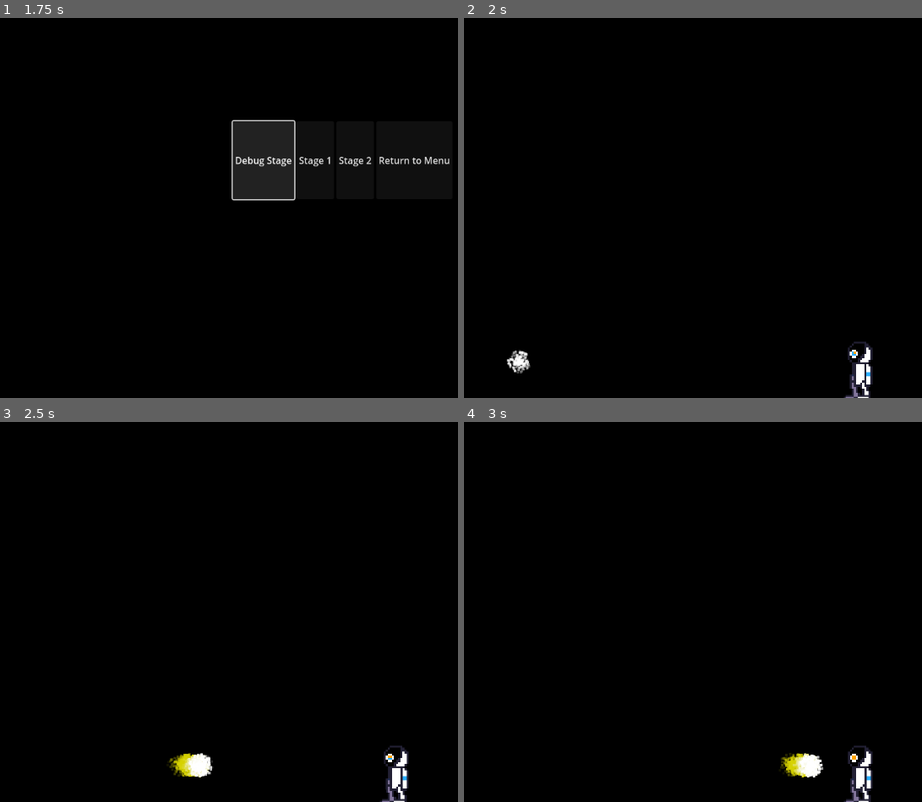
Above: before the commit, frames 1-4 (two rows, left to right).
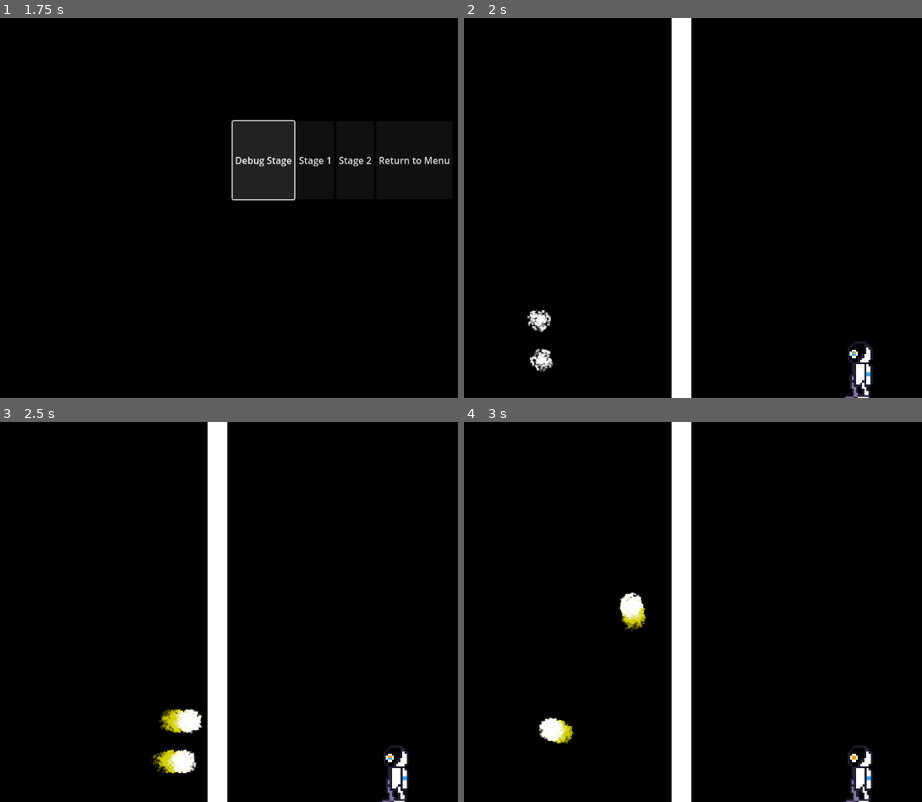
Above: after the commit, the same moments.

Repository: VincentVanJoey/SpringJam2025
Game: Godot game, scene res://Menu Scenes/Menu.tscn
Same seed, same stepped clock (60 frames per second), same inputs: the game is played once before the commit and once after it.
Inputs:
- Up to frame 1 (1.75 s): click "Start" at 0.5 s; click "Debug Stage" at 1.25 s
- Up to frame 2 (2 s): no input
- Up to frame 3 (2.5 s): hold Up (ui_up) from 2.03 s (still down)
- Up to frame 4 (3 s): keep holding Up (ui_up)

Frame 1 is identical in both runs. In frame 2, 5.1% of the frame differs, in the area x 9-50%, y 0-100%; in frame 3, 5.6%; in frame 4, 5.7%, in the area x 16-79%, y 0-100%.

Commit message:
Bullet Collision Finished

Diff:
--- a/ricochet/Character/Bullet.gd
+++ b/ricochet/Character/Bullet.gd
@@ -2,8 +2,7 @@
 
 var particle_system : CPUParticles2D
 
-const SPEED = 500.0
-var lower_speed = 500
+const SPEED = 500
 
 # Get the gravity from the project settings to be synced with RigidBody nodes.
 var gravity = ProjectSettings.get_setting("physics/2d/default_gravity")
@@ -32,7 +31,8 @@
 	#handles grabbing collision data to delete it it hits something
 	var collisionResult = move_and_collide(direction * SPEED * delta)
 	if collisionResult != null:
-		queue_free()
+		direction = Vector2(cos(randf_range(180, 360)), sin(randf_range(180, 360)))
+
 
 # Reflect when hitting screen borders
 	if position.x <= 0 or position.x >= screen_size.x:
@@ -41,8 +41,10 @@
 	if position.y <= 0 or position.y >= screen_size.y:
 		direction = Vector2(cos(randf_range(180, 360)), sin(randf_range(180, 360)))
 
-
 func _on_area_2d_area_entered(area):
 	if area.is_in_group("player"):
 		print("hit")
 		queue_free()
+	if area.is_in_group("bullet"):
+		direction = Vector2(cos(randf_range(180, 360)), sin(randf_range(180, 360)))
+		print("bullet collision")
--- a/ricochet/Levels/debug_level.gd
+++ b/ricochet/Levels/debug_level.gd
@@ -1,8 +1,10 @@
 extends Node2D
+
+@export var wall : CollisionShape2D
 
 # Called when the node enters the scene tree for the first time.
 func _ready() -> void:
-	pass # Replace with function body.
+	wall.add_to_group("Platforms")
 
 # Called every frame. 'delta' is the elapsed time since the previous frame.
 func _process(delta: float) -> void:
--- a/ricochet/Levels/debug_level.tscn
+++ b/ricochet/Levels/debug_level.tscn
@@ -10,13 +10,15 @@
 
 [sub_resource type="PlaceholderTexture2D" id="PlaceholderTexture2D_hrv50"]
 
-[node name="Level" type="Node2D"]
+[sub_resource type="RectangleShape2D" id="RectangleShape2D_y1qcm"]
+size = Vector2(20, 625)
+
+[node name="Level" type="Node2D" node_paths=PackedStringArray("wall")]
 script = ExtResource("1_xgkm1")
+wall = NodePath("Left/CollisionShape2D")
 
 [node name="PlayerGuy" parent="." instance=ExtResource("1_3ij2m")]
 position = Vector2(679, 602)
-collision_layer = 3
-collision_mask = 3
 
 [node name="StaticBody2D" type="StaticBody2D" parent="."]
 position = Vector2(985, 197)
@@ -35,7 +37,25 @@
 [node name="PauseMenu" parent="CanvasLayer" instance=ExtResource("3_e8lw2")]
 
 [node name="Bullet" parent="." instance=ExtResource("3_cif21")]
-position = Vector2(-40, 588)
+position = Vector2(39, 585)
 scale = Vector2(2, 2)
-collision_layer = 2
-collision_mask = 2
+
+[node name="Bullet2" parent="." instance=ExtResource("3_cif21")]
+position = Vector2(34, 517)
+scale = Vector2(2, 2)
+
+[node name="Left" type="StaticBody2D" parent="." groups=["Platforms"]]
+position = Vector2(39, 585)
+scale = Vector2(2, 2)
+
+[node name="CollisionShape2D" type="CollisionShape2D" parent="Left"]
+show_behind_parent = true
+position = Vector2(169.5, -49)
+shape = SubResource("RectangleShape2D_y1qcm")
+
+[node name="ColorRect" type="ColorRect" parent="Left" groups=["Platforms"]]
+offset_left = 159.0
+offset_top = -390.0
+offset_right = 176.0
+offset_bottom = 265.0
+metadata/_edit_use_anchors_ = true
--- a/ricochet/Levels/plat_level.tscn
+++ b/ricochet/Levels/plat_level.tscn
@@ -1,12 +1,7 @@
-[gd_scene load_steps=11 format=3 uid="uid://c4kfdft4fnbgq"]
+[gd_scene load_steps=6 format=3 uid="uid://c4kfdft4fnbgq"]
 
-[ext_resource type="Script" path="res://Scenes/level_2.gd" id="1_8pdim"]
-[ext_resource type="PackedScene" uid="uid://bd3ep03g4ey0c" path="res://Character/Player.tscn" id="1_t8rmg"]
-[ext_resource type="PackedScene" uid="uid://1wr7k5ipce27" path="res://Character/Bullet.tscn" id="2_ikcqb"]
-[ext_resource type="PackedScene" uid="uid://upl2f1wfsnce" path="res://Scenes/pause_menu.tscn" id="3_afe08"]
-[ext_resource type="Texture2D" uid="uid://0q8spngg61hu" path="res://Art/New Platform.png" id="4_hik45"]
-[ext_resource type="AudioStream" uid="uid://vvdhhqctiwnp" path="res://Music/FIGHTING_START.wav" id="6_5lw1w"]
-[ext_resource type="AudioStream" uid="uid://bdt2g6x7001ia" path="res://Music/FIGHTING.wav" id="7_qtmkn"]
+[ext_resource type="PackedScene" uid="uid://cfqtm7nm6ngff" path="res://Character/Player.tscn" id="1_t8rmg"]
+[ext_resource type="PackedScene" uid="uid://upl2f1wfsnce" path="res://Menu Scenes/pause_menu.tscn" id="3_afe08"]
 
 [sub_resource type="RectangleShape2D" id="RectangleShape2D_ymiad"]
 size = Vector2(1183, 59)
@@ -18,15 +13,12 @@
 size = Vector2(534.5, 3)
 
 [node name="level_2" type="Node2D"]
-script = ExtResource("1_8pdim")
 
 [node name="PlayerGuy" parent="." instance=ExtResource("1_t8rmg")]
 position = Vector2(173, 550)
-bullet = ExtResource("2_ikcqb")
 
 [node name="PlayerGuy2" parent="." instance=ExtResource("1_t8rmg")]
 position = Vector2(991, 550)
-bullet = ExtResource("2_ikcqb")
 playerindex = 2
 
 [node name="Floor" type="StaticBody2D" parent="."]
@@ -88,7 +80,6 @@
 z_index = -1
 position = Vector2(581, 472)
 scale = Vector2(1.08, 0.18)
-texture = ExtResource("4_hik45")
 
 [node name="CollisionShape2D" type="CollisionShape2D" parent="StaticBody2D"]
 position = Vector2(582.75, 459.5)
@@ -96,7 +87,5 @@
 one_way_collision = true
 
 [node name="FIGHTING_start" type="AudioStreamPlayer2D" parent="."]
-stream = ExtResource("6_5lw1w")
 
 [node name="FIGHTING" type="AudioStreamPlayer2D" parent="."]
-stream = ExtResource("7_qtmkn")
--- a/ricochet/project.godot
+++ b/ricochet/project.godot
@@ -17,7 +17,6 @@
 
 [display]
 
-window/size/borderless=true
 window/per_pixel_transparency/allowed=true
 
 [input]
Not shown: 1 places in ricochet/Levels/debug_level.tscn that only renumber resources
